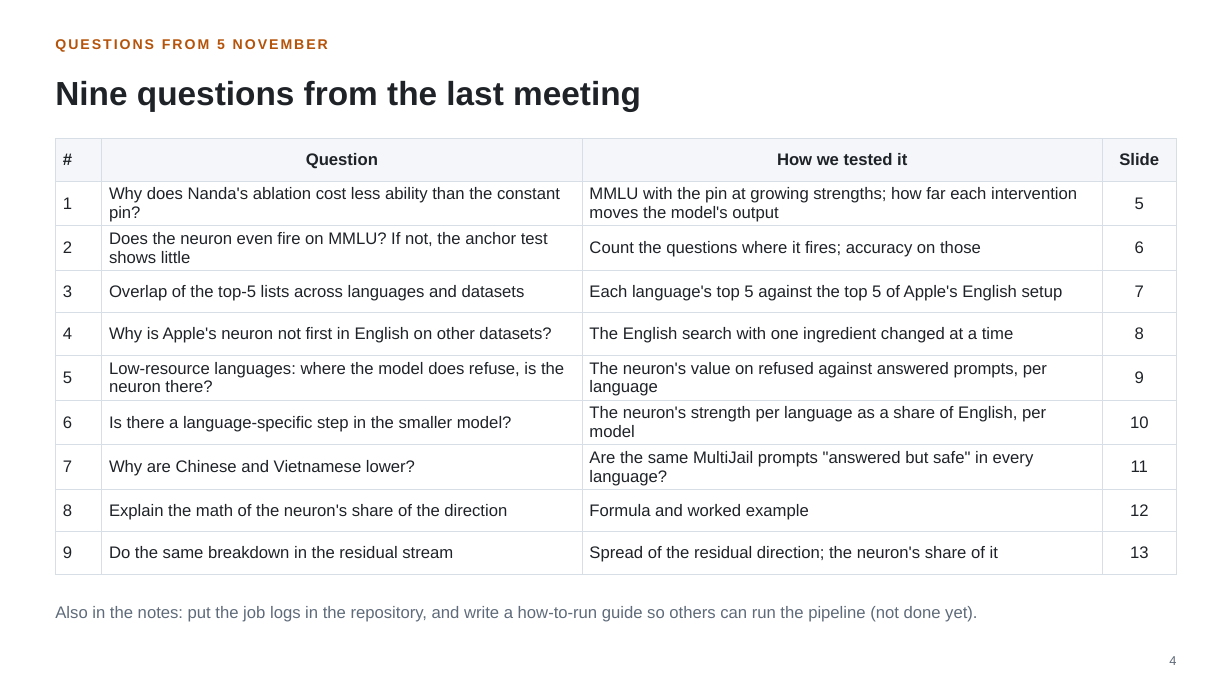
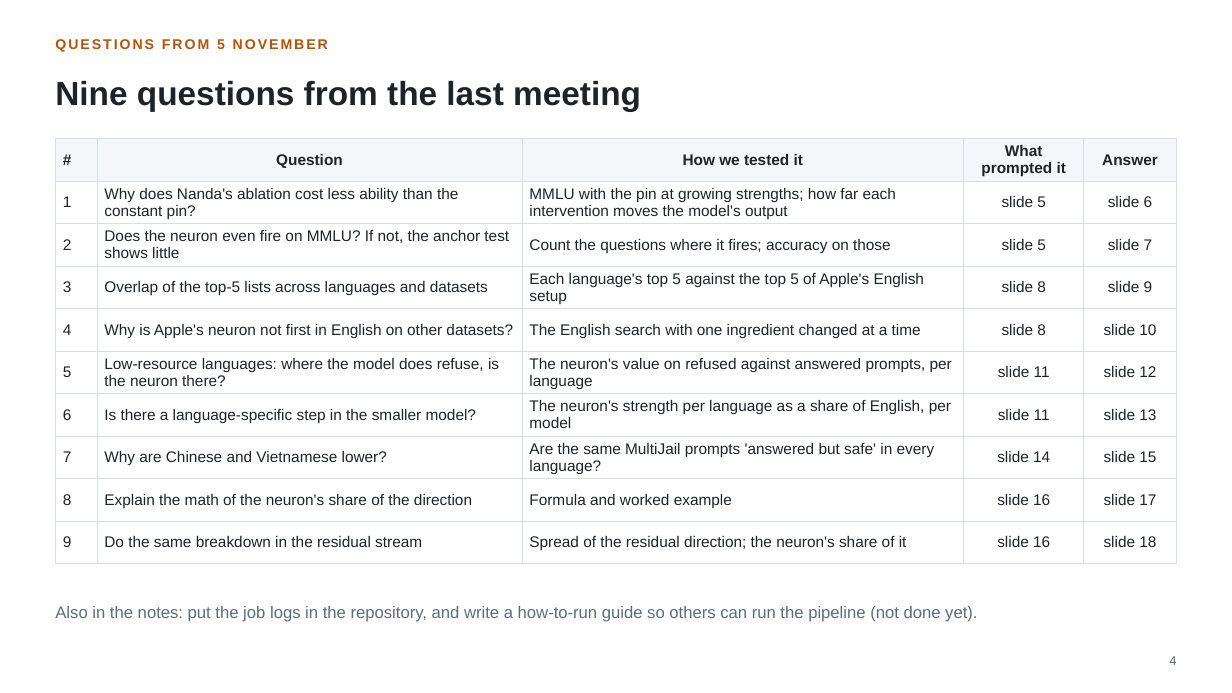
Before and after one commit to fjoad/refusal-neurons, a slide deck: slide 4 of slides/refusal_neurons_2026-11-12.pptx. Drawn at 1232x693 pixels with LibreOffice and Linux fonts; fonts in the diff are those of the drawing. Boxes give left, top, right and bottom in pixels: in the first picture for what was removed or moved away, otherwise in the second. Text is boxed around its words. In the diff, an @@ line names an element or a change of style, - is before the commit and + after.

```diff
--- a/slides/refusal_neurons_2026-11-12.pptx
+++ b/slides/refusal_neurons_2026-11-12.pptx
@@ table at (55, 139, 1177, 554) @@
-column 3: How we tested it | MMLU with the pin at growing strengths; how far each intervention moves the model's output | Count the questions where it fires; accuracy on those | Each language's top 5 against the top 5 of Apple's English setup | The English search with one ingredient changed at a time | The neuron's value on refused against answered prompts, per language | The neuron's strength per language as a share of English, per model | Are the same MultiJail prompts "answered but safe" in every language? | Formula and worked example | Spread of the residual direction; the neuron's share of it
-column 4: Slide | 5 | 6 | 7 | 8 | 9 | 10 | 11 | 12 | 13
+column 3: How we tested it | MMLU with the pin at growing strengths; how far each intervention moves the model's output | Count the questions where it fires; accuracy on those | Each language's top 5 against the top 5 of Apple's English setup | The English search with one ingredient changed at a time | The neuron's value on refused against answered prompts, per language | The neuron's strength per language as a share of English, per model | Are the same MultiJail prompts 'answered but safe' in every language? | Formula and worked example | Spread of the residual direction; the neuron's share of it
+column 4: What prompted it | slide 5 | slide 5 | slide 8 | slide 8 | slide 11 | slide 11 | slide 14 | slide 16 | slide 16
+column 5: Answer | slide 6 | slide 7 | slide 9 | slide 10 | slide 12 | slide 13 | slide 15 | slide 17 | slide 18
```
Also in this commit, not shown: 13 other slides changed, 5 slides added, 12 other files.
